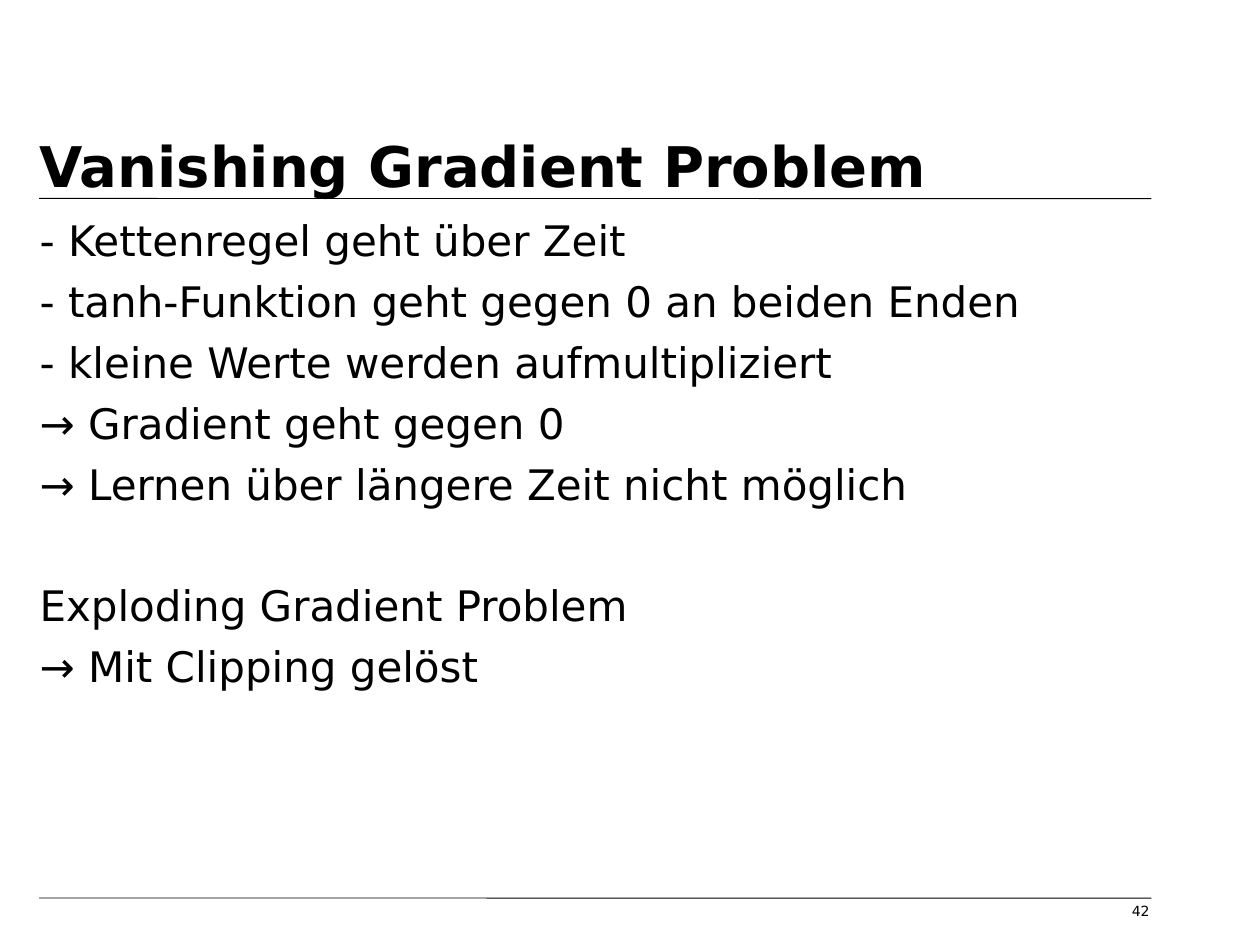
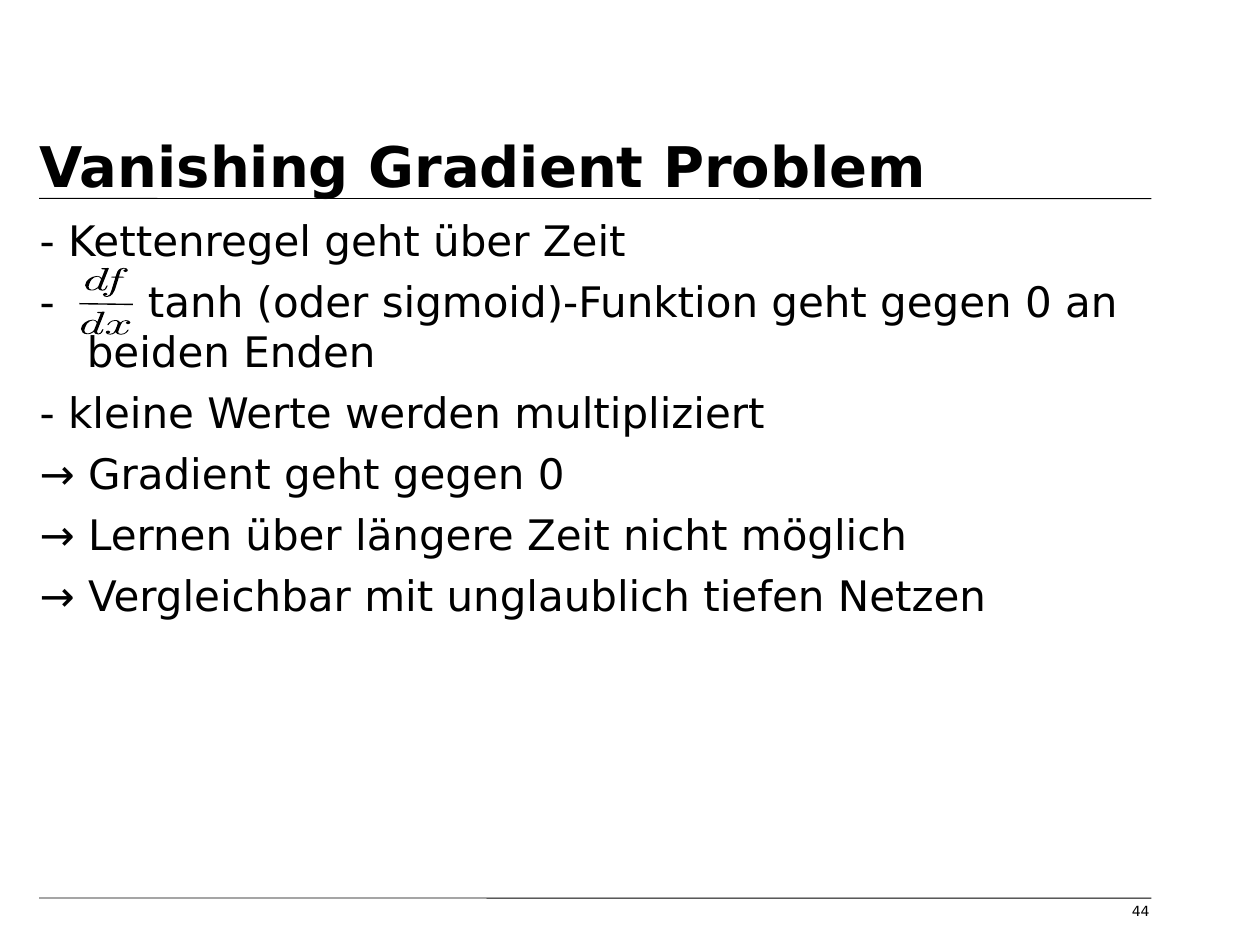
Before and after one commit to tfassbender/deep_learning_team_rnn, a slide deck: slide 44 of vorlesung/vorlesung_rnn_tobias_marvin.odp (slide 42 before the commit). Drawn at 1260x945 pixels with LibreOffice and Linux fonts; fonts in the diff are those of the drawing; background and template pictures are left out. Boxes give left, top, right and bottom in pixels: in the first picture for what was removed or moved away, otherwise in the second. Text is boxed around its words. In the diff, an @@ line names an element or a change of style, - is before the commit and + after.

```diff
--- a/vorlesung/vorlesung_rnn_tobias_marvin.odp
+++ b/vorlesung/vorlesung_rnn_tobias_marvin.odp
@@ text at [68, 285, 1117, 437]: text changed @@
-- tanh-Funktion geht gegen 0 an beiden Enden
-- kleine Werte werden aufmultipliziert
+- tanh (oder sigmoid)-Funktion geht gegen 0 an beiden Enden
+- kleine Werte werden multipliziert
@@ group added at [79, 268, 132, 335]: 5 freeform shapes @@
@@ text at [88, 579, 986, 620]: text changed @@
-Exploding Gradient Problem
-→ Mit Clipping gelöst
+→ Vergleichbar mit unglaublich tiefen Netzen
@@ page number at [1132, 905, 1150, 916]: text changed @@
-42
+44
```
Also in this commit, not shown: 5 other slides changed, 11 slides added, 1 slide removed, 2 other files.
